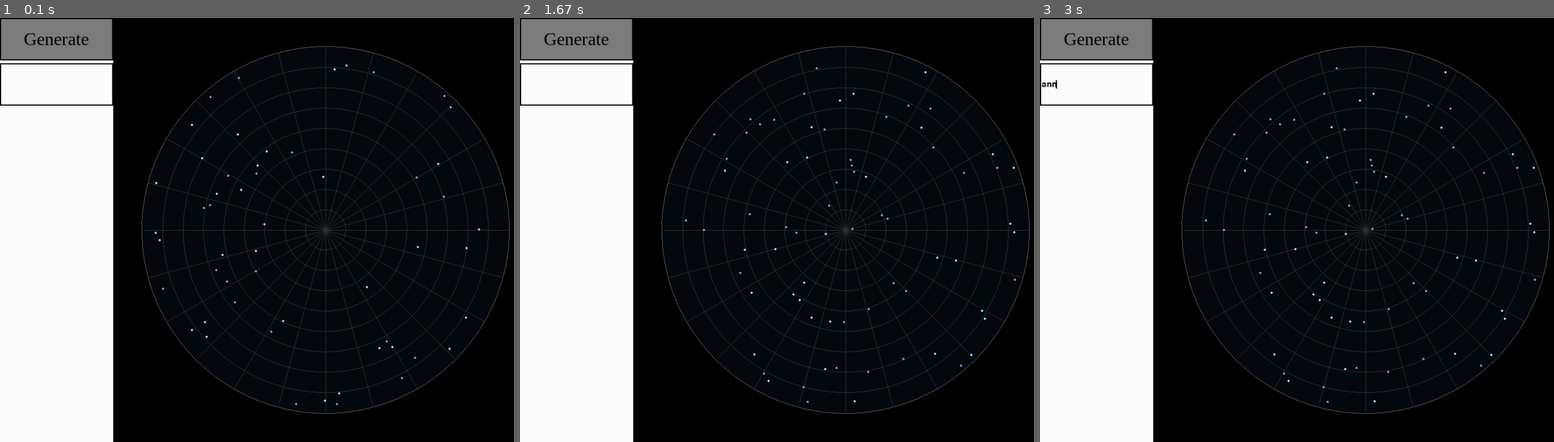
Above: before the commit, frames 1-3 (left to right).
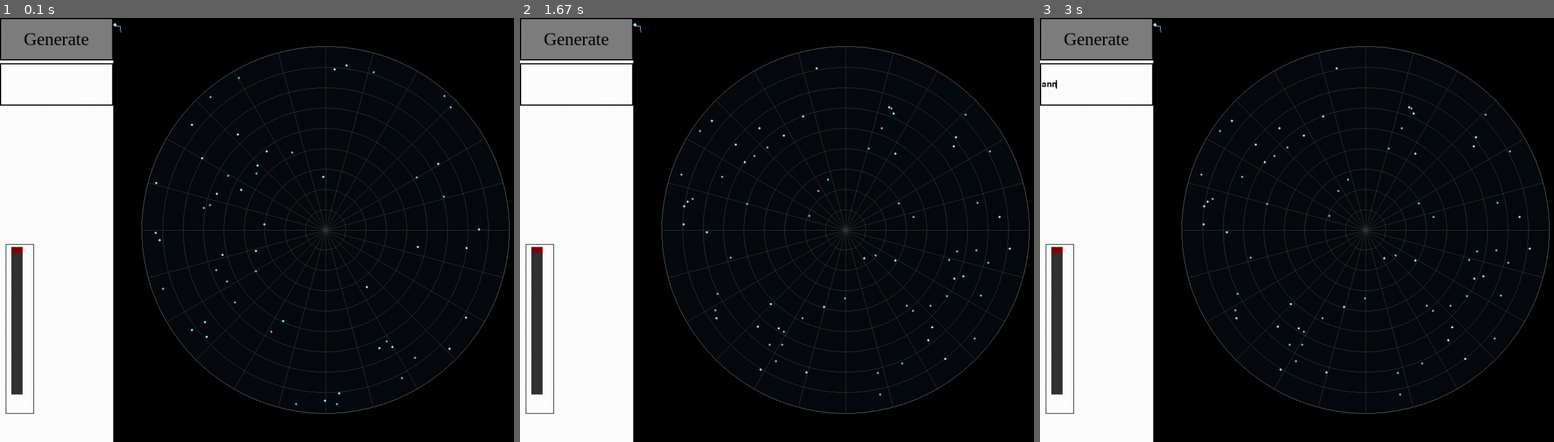
Above: after the commit, the same moments.

Repository: stephenfinch/Star-Map-Generator_v2
Game: pygame game, started from main.py
Same seed, same stepped clock (60 frames per second), same inputs: the game is played once before the commit and once after it.
Inputs (mouse positions are in pixels of both pictures, inside the frame that each line leads up to):
- Up to frame 1 (0.1 s): no input
- Up to frame 2 (1.67 s): press the mouse at (540, 327) at 0.37 s; move the mouse to (597, 280) at 0.47 s; release the mouse at (658, 234) at 0.6 s; press the mouse at (576, 39) at 0.7 s; move the mouse to (674, 170) at 0.8 s; release the mouse at (766, 306) at 0.93 s
- Up to frame 3 (3 s): click (1096, 81) at 1.73 s; type "ann" at 2 s; tap Enter at 2.43 s

The runs differ from the first frame. In frame 1, 1.0% of the frame differs, in the area x 1-24%, y 1-94%; in frame 2, 1.4%, in the area x 1-97%, y 1-94%; in frame 3, 1.4%.

Commit message:
Update
added Slider
started constellation pipeline
added some comments

Diff:
--- a/constellation.py
+++ b/constellation.py
@@ -1,3 +1,6 @@
+import pygame
+from star import Star
+
 class Constellation():
 
     def __init__(self, type, size, center, settings):
@@ -6,15 +9,17 @@
         self.points = [] #list of Star objects
         self.lines = [] #list with each item being a line -- a line is a pair of points
 
+    ### This function can draw the constellation using its own data (self)
+    def draw(self, main_surface, settings):
+        for line in self.lines:
+            pygame.draw.aalines(main_surface, settings.star_color, False, line)
+        for point in self.points:
+            temp_star = Star(point[0], point[1], settings)
+            temp_star.size = 3
+            temp_star.color = settings.star_color
+            pygame.draw.circle(main_surface, temp_star.color, (temp_star.x, temp_star.y), temp_star.size, 0)
 
-    def draw(self):
-        temp_min_value = 50 #place holder -- need to relook at this logic
-        for star in self.stars_list: #could optimize this line more by only looking through stars that already near by the center
-            if abs(star.x - self.center[0]) + abs(star.y - self.center[1]) < temp_min_value:
-                self.center = star.location
-                star.size = 3 #this wont work, need to find way to edit the real Star instance
 
-        self.points.append(self.center)
 
         #find way to draw lines smarter -- different shapes? no crossing lines, no lines that are too short/long
         #its not just about the distance a star is away from another star
--- a/draw.py
+++ b/draw.py
@@ -43,6 +43,7 @@
     #push position right
 ]
 #sliders --> [R,G,B,number_of_constellations,text_size]
+'''
 slider_list = [
     Slider('R', 0, 255, 1),
     Slider('G', 0, 255, 1),
@@ -50,15 +51,15 @@
     Slider('Constellations', 0, 100, 1),
     Slider('Text Size', 1, 10, 1)
 ]
+'''
+slider_list = [
+    Slider(action="R", area = ((10, 400), (50, 300)), slider_rail=((20, 410), (20, 256)), is_vertical=True, slider_size=(20,10))
+]
+
 #text boxes --> [num of stars, constellation text]
 textbox_list = [
     Textbox(action="textString", area=((0, 80), (200, 75)), border_size=2, spacing=1, max_length=15)
 ]
-'''
-max_length = -1, numbers_only = False, english_only = False, action = "",\
-        display_text_color = (0, 0, 0), border_size = 1, border_color = (0, 0, 0),\
-        color = (255, 255, 255), area = ((0, 0), (0, 0)), size = (0, 0), spacing = 0
-'''
 
 
 def define_interactions():
@@ -70,6 +71,10 @@
     entry = 0
     for textbox in textbox_list:
         temp_list.append(("Textbox", textbox.area, textbox.action, entry))
+        entry += 1
+    entry = 0
+    for slider in slider_list:
+        temp_list.append(("Slider", slider.slide_area, slider.action, entry))
         entry += 1
     return temp_list
 
@@ -93,7 +98,7 @@
 
 def draw_stars():
     for star in star_map.list_of_stars:
-        pygame.draw.circle(STARFIELDSURF, star.color, (star.x, star.y), star.size, 0)
+        star.draw(STARFIELDSURF)
 
 def initialize_view(settings):
     DISPLAYSURF.fill(BLACK)
@@ -101,10 +106,13 @@
     OPTIONSURF.fill(WHITE)
     draw_outline(settings)
     draw_stars()
+    draw_constellations(settings)
     for button in button_list:
         button.draw(OPTIONSURF)
     for textbox in textbox_list:
         textbox.draw(OPTIONSURF)
+    for slider in slider_list:
+        slider.draw(OPTIONSURF)
 
 
 
@@ -113,10 +121,8 @@
     DISPLAYSURF.blit(OPTIONSURF, (0, 0))
 
 
-
-def draw_constellations(self, settings):
-    for constellation in self.star_map.list_of_constellations:
-        for line in constellation.lines:
-            pygame.draw.aalines(surface, color, line)
-        for point in constellation.points:
-            pygame.draw.circle(STARFIELDSURF, point.color, (point.x, point.y), 3, 0)
+### Constellation objects have a .draw() method that can be used to draw them
+def draw_constellations(settings):
+    star_map.place_constellations(100, settings)
+    for constellation in star_map.list_of_constellations:
+        constellation.draw(STARFIELDSURF, settings)
--- a/interface.py
+++ b/interface.py
@@ -41,10 +41,66 @@
         int(math.ceil((new_area[0][1] + new_area[1][1] - text_surf.get_height()) / 2))))
 
 class Slider:
-    def __init__(self, name, min_value, max_value, increment = 1):
+    def __init__(self, action="", min_value=0, max_value=255, increment = 1, border_size = 1,\
+        border_color = (0, 0, 0), background_color = (255, 255, 255),\
+        area = ((0, 0), (0, 0)), slider_rail = ((0, 0), (0, 0)), rail_color = (50, 50, 50),\
+        slider_size = (0, 0), slider_color = (127, 0, 0), is_vertical = False):
         self.min_value = min_value
         self.max_value = max_value
         self.increment = increment
+        self.action = action
+        self.increment = increment
+        self.border_size = border_size
+        self.border_color = border_color
+        self.background_color = background_color
+        self.area = area
+        self.slider_rail = slider_rail
+        self.rail_color = rail_color
+        self.slider_size = slider_size
+        self.slider_color = slider_color
+        self.is_vertical = is_vertical
+        self.value = min_value
+        '''
+        if is_vertical:
+            self.slide_area = (((slider_rail[0][0] + slider_rail[1][0] - slider_size[0]) / 2,slider_rail[0][1] - (slider_size[1]) / 2),\
+                (slider_size[0],slider_size[1] + slider_rail[1][1])
+                )
+        else:
+            self.slide_area = ((slider_rail[0][0] - (slider_size[0]) / 2,(slider_rail[0][1] + slider_rail[1][1] - slider_size[1]) / 2),\
+                (slider_size[0] + slider_rail[1][0], slider_size[1])
+                )
+        '''
+        self.slide_area = area
+
+    def slide(self, mouse):
+        if self.is_vertical:
+            entry = 1
+        else:
+            entry = 0
+        smin = self.slider_rail[0][entry]
+        smax = smin + self.slider_rail[1][entry]
+        pos = mouse[entry]
+        if pos < smin:
+            pos = smin
+        if pos > smax:
+            pos = smax
+        p = (pos - smin) / (smax - smin)
+        self.value = int(math.floor(self.min_value + p * (self.max_value - self.min_value)))
+        print(self.value)
+
+    def draw(self, main_surface):
+        pygame.draw.rect(main_surface, self.border_color, self.area)
+        new_area = ((self.area[0][0] + self.border_size, self.area[0][1] + self.border_size),\
+        (self.area[1][0] - (2*self.border_size), self.area[1][1] - (2*self.border_size)))
+        pygame.draw.rect(main_surface, self.background_color, new_area)
+        pygame.draw.rect(main_surface, self.rail_color, self.slider_rail)
+        p = (self.value - self.min_value) / (self.max_value - self.min_value)
+        if self.is_vertical:
+            pos = ((((self.slider_rail[0][0] + self.slider_rail[1][0]) / 2), self.slider_rail[0][1] - (self.slider_size[1] / 2) + (self.slider_rail[1][1] * p)), self.slider_size)
+        else:
+            pos = ((self.slider_rail[0][0] - (self.slider_size[0] / 2) + (self.slider_rail[1][0] * p), (self.slider_rail[0][1] + self.slider_rail[1][1]) / 2), self.slider_size)
+        pygame.draw.rect(main_surface, self.slider_color, pos)
+
 
 
 class Textbox:
--- a/main.py
+++ b/main.py
@@ -25,6 +25,10 @@
                 button_list[click_action[1]].active = False
                 click_action = ("", 0)
                 display_changed = True
+            if click_action[0] == "Slider":
+                slider_list[click_action[1]].active = False
+                click_action = ("", 0)
+                display_changed = True
         if event.type == MOUSEBUTTONDOWN:
             mouse = pygame.mouse.get_pos()
             for entry in click_areas:
@@ -38,11 +42,19 @@
                         textbox_list[entry[3]].active = True
                         display_changed = True
                         textbox_clicked = True
+                    if entry[0] == "Slider":
+                        slider_list[entry[3]].active = True
+                        display_changed = True
+                        click_action = ("Slider", entry[3])
+                        slider_list[entry[3]].slide(event.pos)
             if not textbox_clicked:
                 for textbox in textbox_list:
                     textbox.active = False
             else:
                 textbox_clicked = False
+        if click_action[0] == "Slider" and event.type == MOUSEMOTION:
+            slider_list[click_action[1]].slide(event.pos)
+            display_changed = True
     for textbox in textbox_list:
         if textbox.active:
             if textbox.text_object.update(events):
@@ -64,10 +76,6 @@
 
 
 
-
-
-
-
 ### REVIEWS
 # From: Emma,
 # 13/10
--- a/settings.py
+++ b/settings.py
@@ -1,12 +1,11 @@
 class Settings:
     def __init__(self):
-        self.text_input = ""                    #text box (maybe add numbers later)
+        self.text_input = "A"                    #text box (maybe add numbers later)
         self.text_size = 1                      #slider
         self.text_location = (0, 0)             #four buttons (arrows -- move the center)
-        self.number_of_constellations = 5       #slider
+        self.number_of_constellations = 0       #slider
         self.show_constellation_lines = True    #button
         self.number_of_stars = 5000             #text box (int only)
         self.star_color = (153, 230, 255)       #color box
         self.back_color = (7, 11, 15)           #color box
-        self.outline_color = (100, 100, 100)    #color box
-        self.show_grid = True                  #button
+        self.show_grid = True                   #button
--- a/star.py
+++ b/star.py
@@ -1,5 +1,6 @@
 from settings import *
-import math, random
+import math, random, pygame
+
 
 star_max_size = 3
 ex = 30 #the bigger the number the less large stars
@@ -16,3 +17,7 @@
         self.color = settings.star_color
         self.amp = random.randint(self.size + 1, star_max_size + 1)/(star_max_size + 1)
         self.color = [self.color[0]*self.amp, self.color[1]*self.amp, self.color[2]*self.amp]
+
+    ### draw the star with the pygame draw method
+    def draw(self, main_surface):
+        pygame.draw.circle(main_surface, self.color, (self.x, self.y), self.size, 0)
--- a/star_map.py
+++ b/star_map.py
@@ -17,13 +17,12 @@
         self.Xcenter = self.Ycenter = self.field_x / 2 + self.field_buffer
 
 ## STARS ## makes a list of Star objects and adds them to a list
-
-
     def place_stars(self, settings):
         self.number_of_stars = settings.number_of_stars
         self.list_of_stars = []
         stars_added = 0
 
+        ### given an (x,y) pair it will return True/False if the pair is in the circle drawn
         def is_in_circle(x, y):
             return (x - self.Xcenter) ** 2 + (y - self.Ycenter) ** 2 <= self.r ** 2
 
@@ -34,45 +33,54 @@
                 stars_added += 1
 
 
-## CONSTELLATIONS ## uses the list of Star objects and connects them into constellations
-    def place_constellations(self, size, settings):
-        self.size = size
+## CONSTELLATIONS ## makes constellation objects and edits their center/size to fit them where they need to go
+    def place_constellations(self, constellation_size, settings):
+        self.constellation_size = constellation_size
         self.list_of_constellations = []
+        for x in range(settings.number_of_constellations):
+            self.list_of_constellations.append(Constellation(1, 10, (0,0), settings))
         if settings.text_input:
+            temp_letter_constellation = Constellation(1, 50, (200,200), settings)
+
+            ### adds the point/line data for that letter to the list of constellations
             for char in settings.text_input.upper():
-                self.list_of_constellations.append(LETTER_CONSTELLATIONS.get(char)) #adds the point/line data for that letter to the list of constellations
+                temp_letter_constellation.points.append(LETTER_CONSTELLATIONS.get(char)[0])
+                temp_letter_constellation.lines.append(LETTER_CONSTELLATIONS.get(char)[1])
+            self.list_of_constellations.append(temp_letter_constellation)
 
+
+        # do something else for this part
         for i in range(settings.number_of_constellations):
             self.list_of_constellations.append(OTHER_CONSTELLATIONS.get(random.randint(0,9)))
 
 
 LETTER_CONSTELLATIONS = {
     'A':([3,12,14,21,25],[(3,12),(3,14),(12,14),(12,21),(14,25)]),
-    'B':[], #'B':([1,3,9,11,13,19,21,23],[])
-    'C':[], #'C':([2,4,6,16,22,24],[])
-    'D':[], #'D':([1,3,9,19,21,23],[])
-    'E':[], #'E':([2,4,12,14,22,24],[])
-    'F':[], #'F':([2,4,12,14,22],[])
-    'G':[], #'G':([2,4,6,10,16,19,20,22,24],[])
-    'H':[], #'H':([2,4,12,14,22,24],[])
-    'I':[], #'I':([2,3,4,22,23,24],[])
-    'J':[], #'J':([1,3,4,16,18,22],[])
-    'K':[], #'K':([2,4,12,22,24],[])
-    'L':[], #'L':([2,12,22,24],[])
-    'M':[], #'M':([1,5,21,23,25],[])
-    'N':[], #'N':([1,4,21,24],[])
-    'O':[], #'O':([2,4,6,10,16,20,22,24],[])
-    'P':[], #'P':([2,3,9,12,13,22],[])
-    'Q':[], #'Q':([2,4,6,10,16,19,20,22,24,25],[])
-    'R':[], #'R':([1,3,9,11,13,21,23],[])
-    'S':[], #'S':([2,4,6,12,14,20,22,24],[])
-    'T':[], #'T':([1,3,5,23],[])
-    'U':[], #'U':([1,5,16,20,22,24],[])
-    'V':[], #'V':([1,5,23],[])
-    'W':[], #'W':([1,3,5,21,25],[])
-    'X':[], #'X':([1,4,21,24],[])
-    'Y':[], #'Y':([2,4,13,23],[])
-    'Z':[], #'Z':([2,4,22,24],)
+    'B':([1,3,9,11,13,19,21,23],[]),
+    'C':([2,4,6,16,22,24],[]),
+    'D':([1,3,9,19,21,23],[]),
+    'E':([2,4,12,14,22,24],[]),
+    'F':([2,4,12,14,22],[]),
+    'G':([2,4,6,10,16,19,20,22,24],[]),
+    'H':([2,4,12,14,22,24],[]),
+    'I':([2,3,4,22,23,24],[]),
+    'J':([1,3,4,16,18,22],[]),
+    'K':([2,4,12,22,24],[]),
+    'L':([2,12,22,24],[]),
+    'M':([1,5,21,23,25],[]),
+    'N':([1,4,21,24],[]),
+    'O':([2,4,6,10,16,20,22,24],[]),
+    'P':([2,3,9,12,13,22],[]),
+    'Q':([2,4,6,10,16,19,20,22,24,25],[]),
+    'R':([1,3,9,11,13,21,23],[]),
+    'S':([2,4,6,12,14,20,22,24],[]),
+    'T':([1,3,5,23],[]),
+    'U':([1,5,16,20,22,24],[]),
+    'V':([1,5,23],[]),
+    'W':([1,3,5,21,25],[]),
+    'X':([1,4,21,24],[]),
+    'Y':([2,4,13,23],[]),
+    'Z':([2,4,22,24],),
     ' ':[]
 }
 
